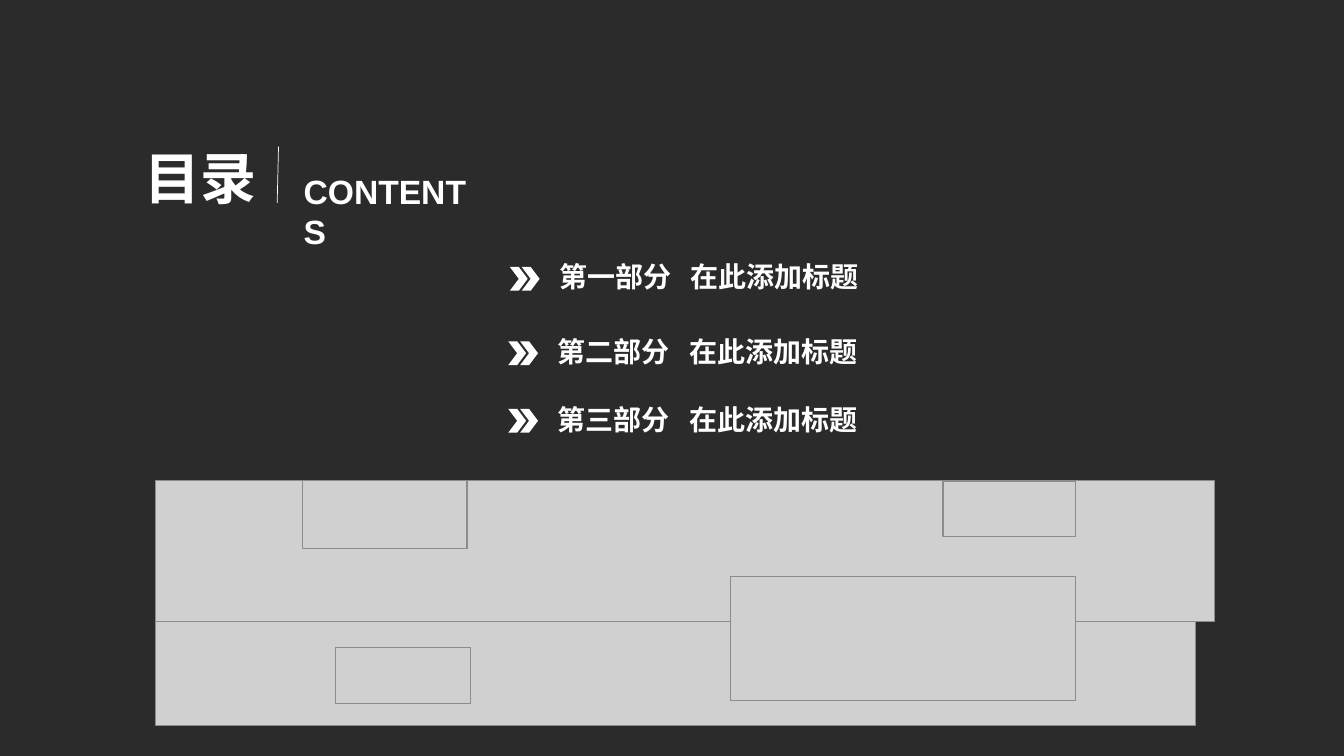
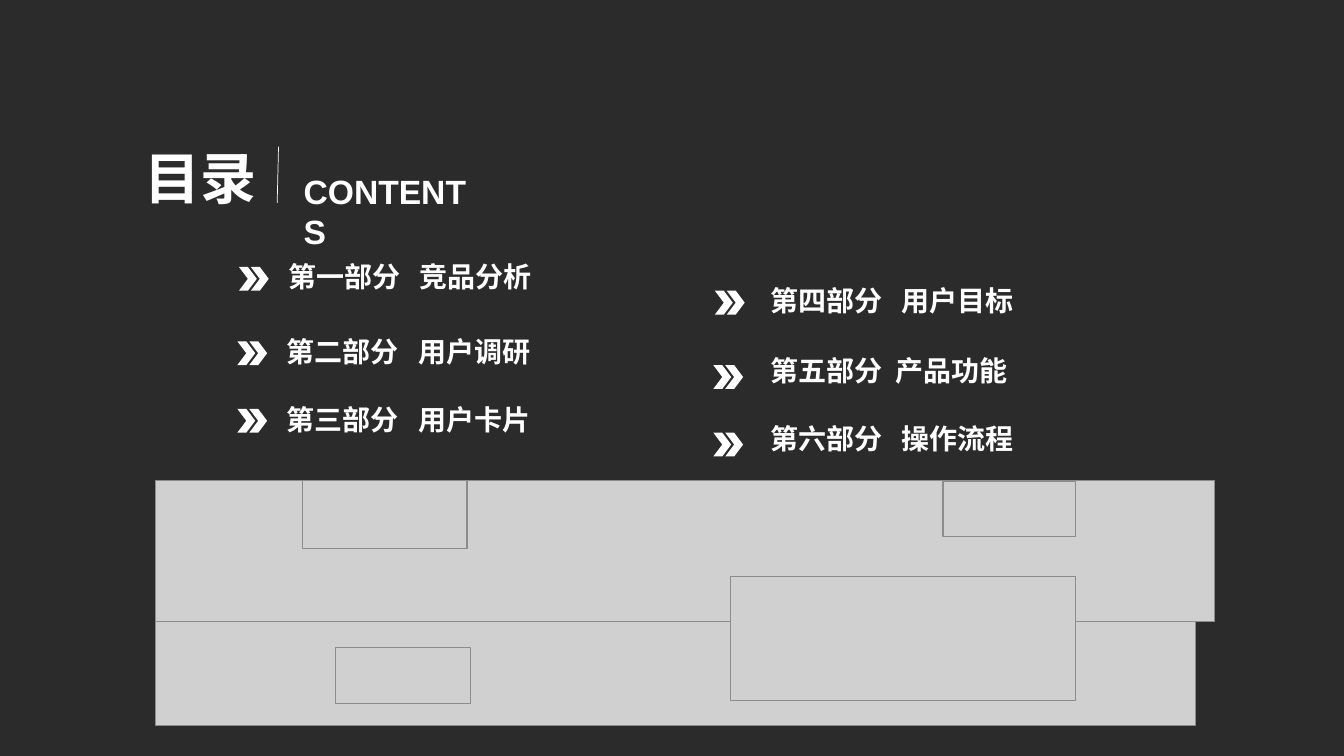
Before and after one commit to OldPigpig/RJwork, a slide deck: slide 2 of 随心阅PPT.pptx. Drawn at 1344x756 pixels with LibreOffice and Linux fonts; fonts in the diff are those of the drawing; grey boxes stand for pictures; background and template pictures are left out; a plain dark background stands for a picture behind light text. Boxes give left, top, right and bottom in pixels: in the first picture for what was removed or moved away, otherwise in the second. Text is boxed around its words. In the diff, an @@ line names an element or a change of style, - is before the commit and + after.

```diff
--- a/随心阅PPT.pptx
+++ b/随心阅PPT.pptx
@@ text at [288, 263, 532, 290]: text changed @@
-第一部分 在此添加标题
+第一部分 竞品分析
@@ chevron added at [715, 290, 733, 315], fill #FFFFFF @@
@@ chevron added at [727, 290, 745, 315], fill #FFFFFF @@
@@ text added at [770, 287, 1014, 314], 20 pt, text #FFFFFF, bold @@
+第四部分 用户目标
@@ text at [287, 338, 530, 365]: text changed @@
-第二部分 在此添加标题
+第二部分 用户调研
@@ text added at [770, 357, 1007, 384], 20 pt, text #FFFFFF, bold @@
+第五部分 产品功能
@@ chevron added at [714, 365, 732, 389], fill #FFFFFF @@
@@ chevron added at [726, 365, 744, 389], fill #FFFFFF @@
@@ 6 chevrons: place and size @@
-6 chevrons at [508, 267, 540, 434]
+6 chevrons at [238, 267, 269, 434]
@@ text at [287, 406, 530, 433]: text changed @@
-第三部分 在此添加标题
+第三部分 用户卡片
@@ chevron added at [714, 433, 732, 457], fill #FFFFFF @@
@@ chevron added at [726, 433, 744, 457], fill #FFFFFF @@
@@ text added at [770, 425, 1014, 452], 20 pt, text #FFFFFF, bold @@
+第六部分 操作流程
```
Also in this commit, not shown: 1 other slide changed, 10 slides added, 20 slides removed, 9 other files.
